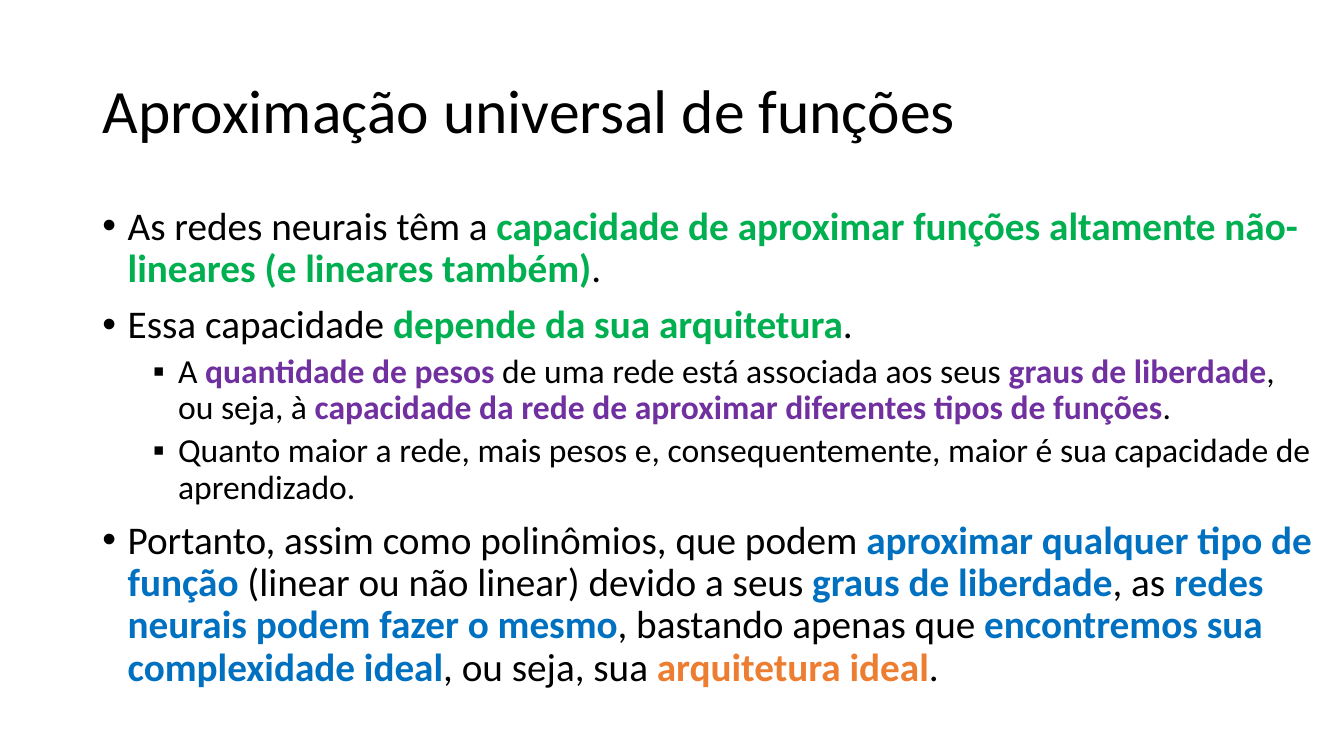
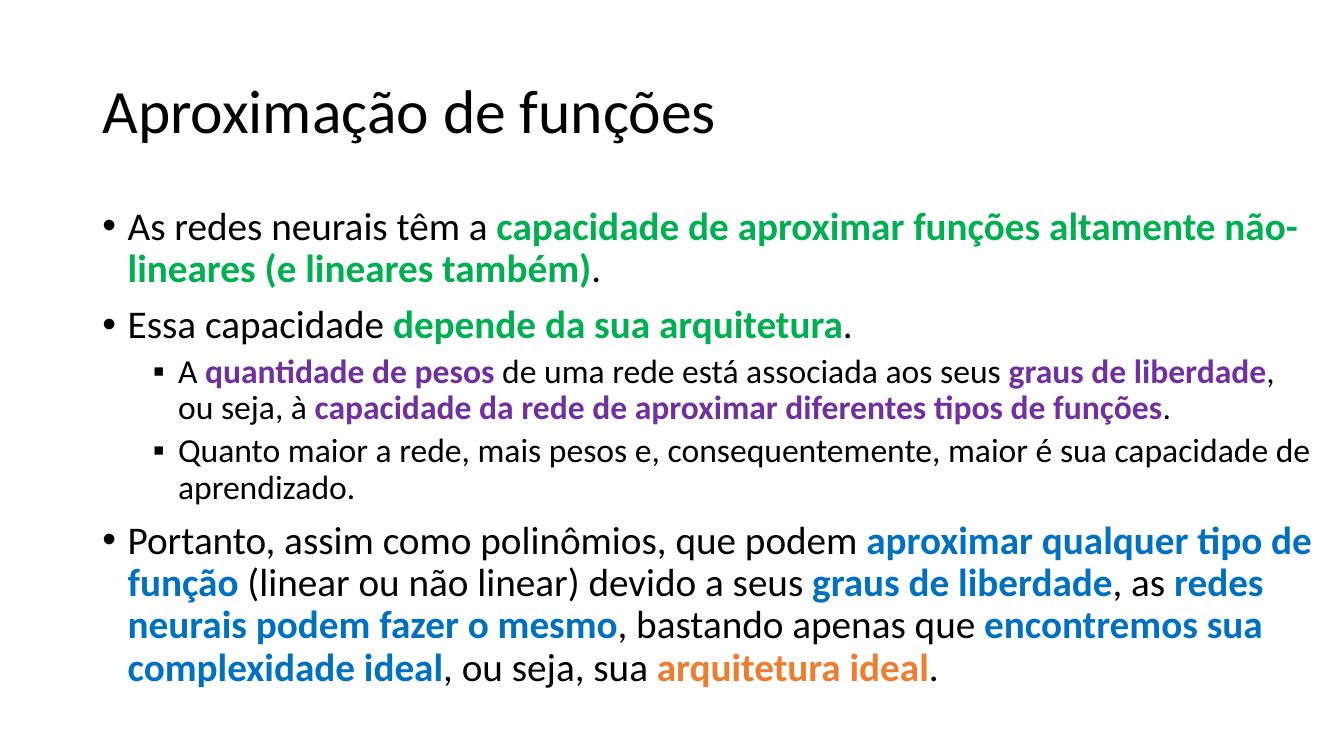
Before and after one commit to zz4fap/c24_inteligencia_artificial, a slide deck: slide 29 of slides/C24_MLP.pptx. Drawn at 1344x756 pixels with LibreOffice and Linux fonts; fonts in the diff are those of the drawing. Boxes give left, top, right and bottom in pixels: in the first picture for what was removed or moved away, otherwise in the second. Text is boxed around its words. In the diff, an @@ line names an element or a change of style, - is before the commit and + after.

```diff
--- a/slides/C24_MLP.pptx
+++ b/slides/C24_MLP.pptx
@@ title at (102, 90, 716, 144): text changed @@
-Aproximação universal de funções
+Aproximação de funções
```
Also in this commit, not shown: 15 other slides changed, 1 other file.
